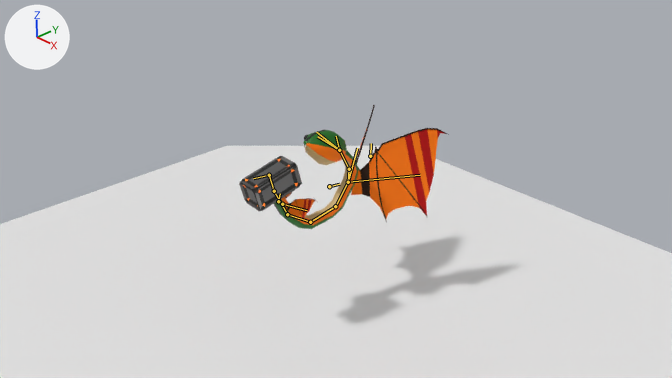
An edit to the Blender file Animations/Snake_Hammer_Ref/flying hammer snake_Rerigged_animation_adjustments_Oct_03.blend, drawn before and after from the same camera.
Rendered twice from the file's camera 'Camera'. Every picture has the same lights, and +X, +Y and +Z are marked at upper left. The older version comes first. Both versions are drawn at frame 49 of the action 'Attack'; the numbers are the values there. The bones that bend it are drawn over the model as lines.
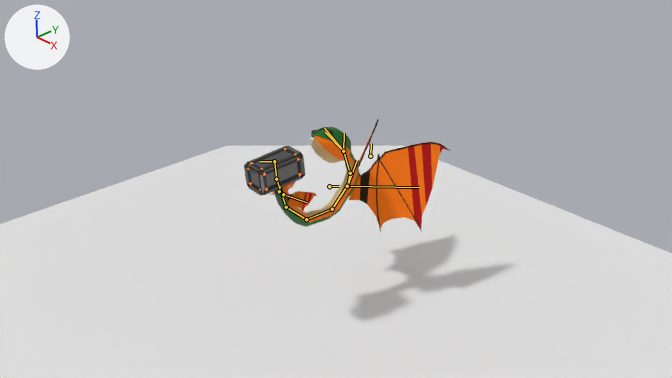
Location of each change, (x1, y1, x2, y2) in pixels of the pictures (672 x 378 px):
```json
{"object": "wings", "change": "posed", "before": [351, 105, 449, 223], "after": [349, 119, 450, 232]}
{"object": "Cylinder", "change": "posed", "before": [274, 130, 359, 229], "after": [274, 127, 360, 227]}
{"object": "Cube", "change": "posed", "before": [239, 156, 302, 211], "after": [244, 146, 305, 196], "on screen": "9% shorter"}
{"object": "Plane.001", "change": "posed", "before": [285, 191, 316, 221], "after": [270, 182, 316, 211]}
{"object": "Icosphere", "change": "posed", "before": [304, 134, 325, 141], "after": [311, 129, 333, 136]}
{"bone": "root", "before": "(329, 186) to (339, 184)", "after": "(329, 186) to (339, 186)"}
```

Edits to the scene script, one JSON object a line:
```json
{"block": "bone_root", "where": "bone_root = bpy.data.objects['Armature'].pose.bones['root']  # child of 'Main'"}
{"op": "set", "path": "bone_root.rotation_quaternion", "old": "(0.663, -0.749, 0.0, 0.0)", "new": "(0.663, -0.891, 0.0, 0.0)", "note": "degrees (-97, 0, 0) -> degrees (-107, 0, 0)"}
```
